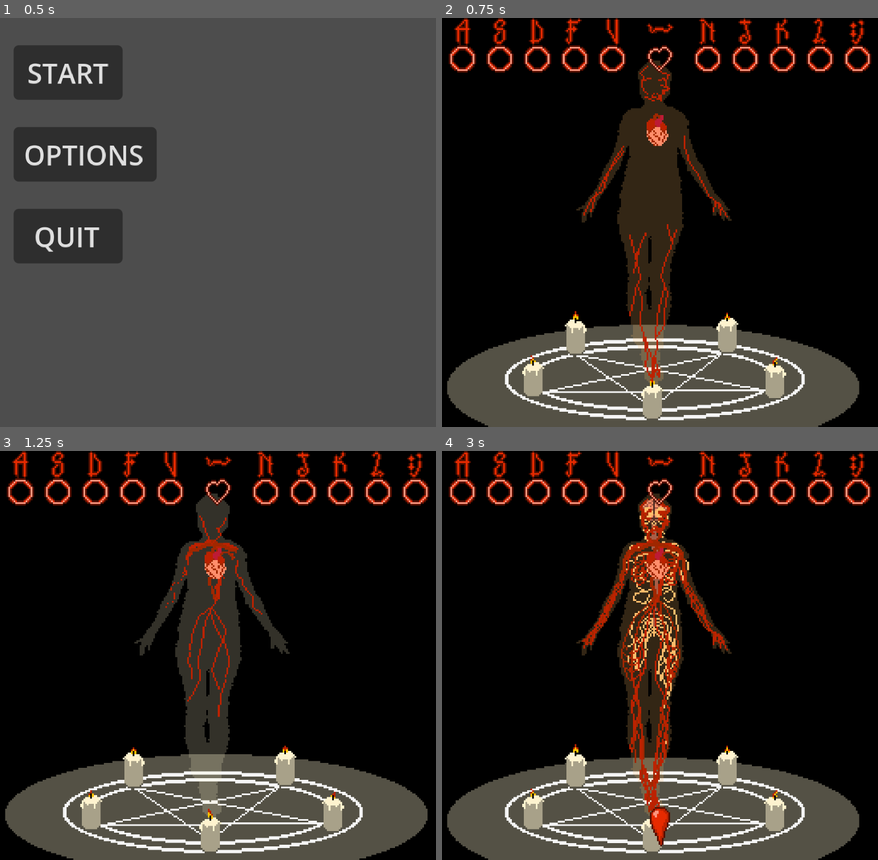
Above: before the commit, frames 1-4 (two rows, left to right).
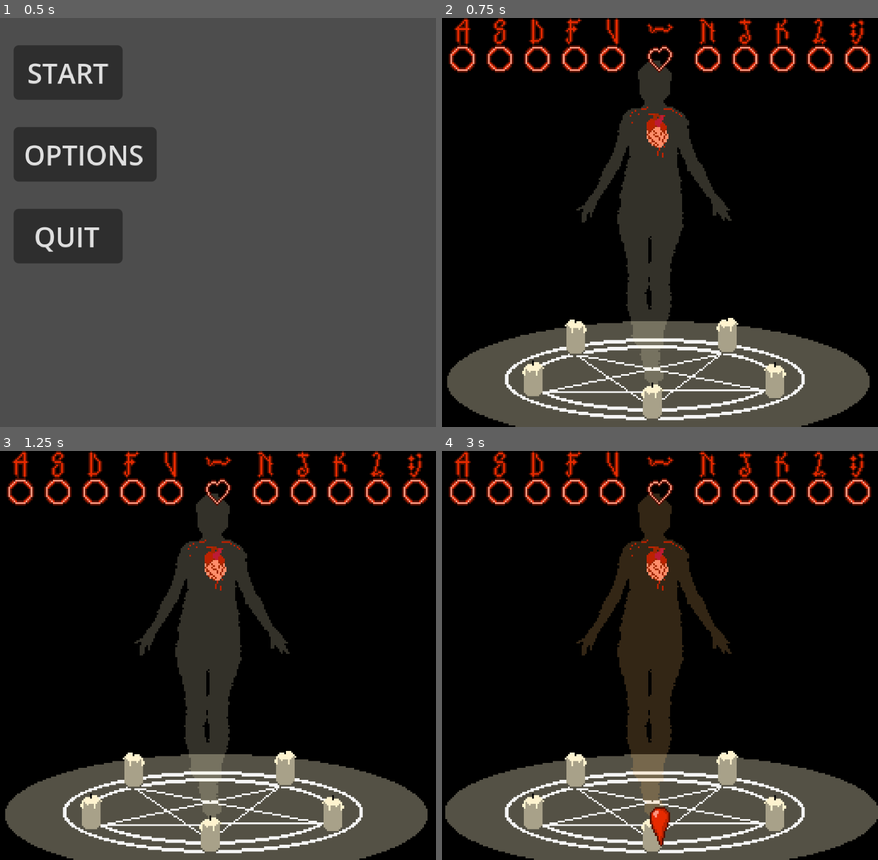
Above: after the commit, the same moments.

Repository: Ada-Rhodes/Bring-Her-Back
Game: Godot game, scene res://main_menu.tscn
The game is run twice, just before and just after one commit, with the same random seed, the same clock (stepped at 60 frames per second) and the same inputs.
Inputs:
- Up to frame 1 (0.5 s): no input
- Up to frame 2 (0.75 s): click "START" at 0.5 s
- Up to frame 3 (1.25 s): no input
- Up to frame 4 (3 s): tap A (Key A) at 1.35 s; tap , (Key Colon) at 2.1 s; tap D (Key D) at 2.85 s

Frame 1 is identical in both runs. In frame 2, 2.6% of the frame differs, in the area x 1-99%, y 11-100%; in frame 3, 1.0%; in frame 4, 6.7%, in the area x 0-100%, y 11-100%.

Commit message:
Added heart juice
x I added the heartbeat juice
- I still need to hook up the candles
- I think if I stepped Her Body forward 1 frame per heart beat then we would really be cooking with gas.
- I need better music

Diff:
--- a/Bring-Her-Back/Game.tscn
+++ b/Bring-Her-Back/Game.tscn
@@ -36,12 +36,269 @@
 [ext_resource type="Script" uid="uid://bxyix8xbndrc2" path="res://key_n.gd" id="21_5he1h"]
 [ext_resource type="AudioStream" uid="uid://das6xwt51jjm6" path="res://Assets/Sounds/Bass-E.wav" id="22_bisgb"]
 [ext_resource type="Texture2D" uid="uid://bmf5ebf230etb" path="res://Assets/Keys/Rune - N.png" id="22_xwkxq"]
+[ext_resource type="Texture2D" uid="uid://dlv6tggbsmcc6" path="res://Assets/Sprites/pulse.png" id="23_2t1a5"]
 [ext_resource type="Texture2D" uid="uid://djjbeix31cgkb" path="res://Assets/Sprites/her keyframes.png" id="34_suycs"]
 [ext_resource type="Script" uid="uid://b2s4vq7o4fnc5" path="res://her_body.gd" id="35_202ut"]
+[ext_resource type="Texture2D" uid="uid://bk7uoxbymogks" path="res://Assets/Sprites/candles-sheet.png" id="38_8576b"]
+[ext_resource type="Texture2D" uid="uid://mge2fy6ghxay" path="res://Assets/Sprites/keyframes heartless.png" id="38_hxy8k"]
 
 [sub_resource type="RectangleShape2D" id="RectangleShape2D_yg35m"]
 size = Vector2(16, 32)
 
+[sub_resource type="AtlasTexture" id="AtlasTexture_2tmay"]
+atlas = ExtResource("23_2t1a5")
+region = Rect2(0, 0, 256, 240)
+
+[sub_resource type="AtlasTexture" id="AtlasTexture_tmnvi"]
+atlas = ExtResource("23_2t1a5")
+region = Rect2(256, 0, 256, 240)
+
+[sub_resource type="AtlasTexture" id="AtlasTexture_wuuhv"]
+atlas = ExtResource("23_2t1a5")
+region = Rect2(0, 240, 256, 240)
+
+[sub_resource type="AtlasTexture" id="AtlasTexture_d5ma7"]
+atlas = ExtResource("23_2t1a5")
+region = Rect2(256, 240, 256, 240)
+
+[sub_resource type="SpriteFrames" id="SpriteFrames_yg35m"]
+animations = [{
+"frames": [{
+"duration": 1.0,
+"texture": SubResource("AtlasTexture_2tmay")
+}, {
+"duration": 1.0,
+"texture": SubResource("AtlasTexture_tmnvi")
+}, {
+"duration": 1.0,
+"texture": SubResource("AtlasTexture_wuuhv")
+}, {
+"duration": 1.0,
+"texture": SubResource("AtlasTexture_d5ma7")
+}],
+"loop": 0,
+"name": &"default",
+"speed": 12.0
+}]
+
+[sub_resource type="AtlasTexture" id="AtlasTexture_uw6yv"]
+atlas = ExtResource("38_8576b")
+region = Rect2(0, 1200, 256, 240)
+
+[sub_resource type="AtlasTexture" id="AtlasTexture_wxv2b"]
+atlas = ExtResource("38_8576b")
+region = Rect2(256, 1200, 256, 240)
+
+[sub_resource type="AtlasTexture" id="AtlasTexture_geul3"]
+atlas = ExtResource("38_8576b")
+region = Rect2(512, 1200, 256, 240)
+
+[sub_resource type="AtlasTexture" id="AtlasTexture_u1a36"]
+atlas = ExtResource("38_8576b")
+region = Rect2(768, 1200, 256, 240)
+
+[sub_resource type="AtlasTexture" id="AtlasTexture_gjl0s"]
+atlas = ExtResource("38_8576b")
+region = Rect2(0, 960, 256, 240)
+
+[sub_resource type="AtlasTexture" id="AtlasTexture_qbsn7"]
+atlas = ExtResource("38_8576b")
+region = Rect2(256, 960, 256, 240)
+
+[sub_resource type="AtlasTexture" id="AtlasTexture_t7dbp"]
+atlas = ExtResource("38_8576b")
+region = Rect2(512, 960, 256, 240)
+
+[sub_resource type="AtlasTexture" id="AtlasTexture_d2gs8"]
+atlas = ExtResource("38_8576b")
+region = Rect2(768, 960, 256, 240)
+
+[sub_resource type="AtlasTexture" id="AtlasTexture_gmpuj"]
+atlas = ExtResource("38_8576b")
+region = Rect2(0, 720, 256, 240)
+
+[sub_resource type="AtlasTexture" id="AtlasTexture_uc7qa"]
+atlas = ExtResource("38_8576b")
+region = Rect2(256, 720, 256, 240)
+
+[sub_resource type="AtlasTexture" id="AtlasTexture_m5cq6"]
+atlas = ExtResource("38_8576b")
+region = Rect2(512, 720, 256, 240)
+
+[sub_resource type="AtlasTexture" id="AtlasTexture_ttnmc"]
+atlas = ExtResource("38_8576b")
+region = Rect2(768, 720, 256, 240)
+
+[sub_resource type="AtlasTexture" id="AtlasTexture_p78j8"]
+atlas = ExtResource("38_8576b")
+region = Rect2(0, 480, 256, 240)
+
+[sub_resource type="AtlasTexture" id="AtlasTexture_nm1gb"]
+atlas = ExtResource("38_8576b")
+region = Rect2(256, 480, 256, 240)
+
+[sub_resource type="AtlasTexture" id="AtlasTexture_lbdbk"]
+atlas = ExtResource("38_8576b")
+region = Rect2(512, 480, 256, 240)
+
+[sub_resource type="AtlasTexture" id="AtlasTexture_ebxwk"]
+atlas = ExtResource("38_8576b")
+region = Rect2(768, 480, 256, 240)
+
+[sub_resource type="AtlasTexture" id="AtlasTexture_irqjq"]
+atlas = ExtResource("38_8576b")
+region = Rect2(0, 240, 256, 240)
+
+[sub_resource type="AtlasTexture" id="AtlasTexture_4s8hq"]
+atlas = ExtResource("38_8576b")
+region = Rect2(256, 240, 256, 240)
+
+[sub_resource type="AtlasTexture" id="AtlasTexture_nefke"]
+atlas = ExtResource("38_8576b")
+region = Rect2(512, 240, 256, 240)
+
+[sub_resource type="AtlasTexture" id="AtlasTexture_0t85t"]
+atlas = ExtResource("38_8576b")
+region = Rect2(768, 240, 256, 240)
+
+[sub_resource type="AtlasTexture" id="AtlasTexture_gifd5"]
+atlas = ExtResource("38_8576b")
+region = Rect2(0, 0, 256, 240)
+
+[sub_resource type="AtlasTexture" id="AtlasTexture_qedd7"]
+atlas = ExtResource("38_8576b")
+region = Rect2(256, 0, 256, 240)
+
+[sub_resource type="AtlasTexture" id="AtlasTexture_eand8"]
+atlas = ExtResource("38_8576b")
+region = Rect2(512, 0, 256, 240)
+
+[sub_resource type="AtlasTexture" id="AtlasTexture_rel8r"]
+atlas = ExtResource("38_8576b")
+region = Rect2(768, 0, 256, 240)
+
+[sub_resource type="SpriteFrames" id="SpriteFrames_xvmq0"]
+animations = [{
+"frames": [{
+"duration": 1.0,
+"texture": SubResource("AtlasTexture_uw6yv")
+}, {
+"duration": 1.0,
+"texture": SubResource("AtlasTexture_wxv2b")
+}, {
+"duration": 1.0,
+"texture": SubResource("AtlasTexture_geul3")
+}, {
+"duration": 1.0,
+"texture": SubResource("AtlasTexture_u1a36")
+}],
+"loop": 0,
+"name": &"0 candles",
+"speed": 12.0
+}, {
+"frames": [{
+"duration": 1.0,
+"texture": SubResource("AtlasTexture_gjl0s")
+}, {
+"duration": 1.0,
+"texture": SubResource("AtlasTexture_qbsn7")
+}, {
+"duration": 1.0,
+"texture": SubResource("AtlasTexture_t7dbp")
+}, {
+"duration": 1.0,
+"texture": SubResource("AtlasTexture_d2gs8")
+}],
+"loop": 1,
+"name": &"1 candles",
+"speed": 12.0
+}, {
+"frames": [{
+"duration": 1.0,
+"texture": SubResource("AtlasTexture_gmpuj")
+}, {
+"duration": 1.0,
+"texture": SubResource("AtlasTexture_uc7qa")
+}, {
+"duration": 1.0,
+"texture": SubResource("AtlasTexture_m5cq6")
+}, {
+"duration": 1.0,
+"texture": SubResource("AtlasTexture_ttnmc")
+}],
+"loop": 1,
+"name": &"2 candles",
+"speed": 12.0
+}, {
+"frames": [{
+"duration": 1.0,
+"texture": SubResource("AtlasTexture_p78j8")
+}, {
+"duration": 1.0,
+"texture": SubResource("AtlasTexture_nm1gb")
+}, {
+"duration": 1.0,
+"texture": SubResource("AtlasTexture_lbdbk")
+}, {
+"duration": 1.0,
+"texture": SubResource("AtlasTexture_ebxwk")
+}],
+"loop": 1,
+"name": &"3 candles",
+"speed": 12.0
+}, {
+"frames": [{
+"duration": 1.0,
+"texture": SubResource("AtlasTexture_irqjq")
+}, {
+"duration": 1.0,
+"texture": SubResource("AtlasTexture_4s8hq")
+}, {
+"duration": 1.0,
+"texture": SubResource("AtlasTexture_nefke")
+}, {
+"duration": 1.0,
+"texture": SubResource("AtlasTexture_0t85t")
+}],
+"loop": 1,
+"name": &"4 candles",
+"speed": 12.0
+}, {
+"frames": [{
+"duration": 1.0,
+"texture": SubResource("AtlasTexture_gifd5")
+}, {
+"duration": 1.0,
+"texture": SubResource("AtlasTexture_qedd7")
+}, {
+"duration": 1.0,
+"texture": SubResource("AtlasTexture_eand8")
+}, {
+"duration": 1.0,
+"texture": SubResource("AtlasTexture_rel8r")
+}],
+"loop": 1,
+"name": &"5 candles",
+"speed": 12.0
+}, {
+"frames": [{
+"duration": 1.0,
+"texture": SubResource("AtlasTexture_uw6yv")
+}, {
+"duration": 1.0,
+"texture": SubResource("AtlasTexture_wxv2b")
+}, {
+"duration": 1.0,
+"texture": SubResource("AtlasTexture_geul3")
+}, {
+"duration": 1.0,
+"texture": SubResource("AtlasTexture_u1a36")
+}],
+"loop": 0,
+"name": &"default",
+"speed": 12.0
+}]
+
 [sub_resource type="AtlasTexture" id="AtlasTexture_202ut"]
 atlas = ExtResource("34_suycs")
 region = Rect2(0, 0, 256, 240)
@@ -152,6 +409,118 @@
 
 [sub_resource type="AtlasTexture" id="AtlasTexture_3l0qi"]
 atlas = ExtResource("34_suycs")
+region = Rect2(512, 1200, 256, 240)
+
+[sub_resource type="AtlasTexture" id="AtlasTexture_eycq6"]
+atlas = ExtResource("38_hxy8k")
+region = Rect2(0, 0, 256, 240)
+
+[sub_resource type="AtlasTexture" id="AtlasTexture_m68t5"]
+atlas = ExtResource("38_hxy8k")
+region = Rect2(256, 0, 256, 240)
+
+[sub_resource type="AtlasTexture" id="AtlasTexture_f2b8v"]
+atlas = ExtResource("38_hxy8k")
+region = Rect2(512, 0, 256, 240)
+
+[sub_resource type="AtlasTexture" id="AtlasTexture_bnith"]
+atlas = ExtResource("38_hxy8k")
+region = Rect2(768, 0, 256, 240)
+
+[sub_resource type="AtlasTexture" id="AtlasTexture_qbkdk"]
+atlas = ExtResource("38_hxy8k")
+region = Rect2(1024, 0, 256, 240)
+
+[sub_resource type="AtlasTexture" id="AtlasTexture_0o760"]
+atlas = ExtResource("38_hxy8k")
+region = Rect2(0, 240, 256, 240)
+
+[sub_resource type="AtlasTexture" id="AtlasTexture_jofrc"]
+atlas = ExtResource("38_hxy8k")
+region = Rect2(256, 240, 256, 240)
+
+[sub_resource type="AtlasTexture" id="AtlasTexture_y0hep"]
+atlas = ExtResource("38_hxy8k")
+region = Rect2(512, 240, 256, 240)
+
+[sub_resource type="AtlasTexture" id="AtlasTexture_nf2s5"]
+atlas = ExtResource("38_hxy8k")
+region = Rect2(768, 240, 256, 240)
+
+[sub_resource type="AtlasTexture" id="AtlasTexture_1nt2q"]
+atlas = ExtResource("38_hxy8k")
+region = Rect2(1024, 240, 256, 240)
+
+[sub_resource type="AtlasTexture" id="AtlasTexture_nsg7d"]
+atlas = ExtResource("38_hxy8k")
+region = Rect2(0, 480, 256, 240)
+
+[sub_resource type="AtlasTexture" id="AtlasTexture_ib0bs"]
+atlas = ExtResource("38_hxy8k")
+region = Rect2(256, 480, 256, 240)
+
+[sub_resource type="AtlasTexture" id="AtlasTexture_lk38o"]
+atlas = ExtResource("38_hxy8k")
+region = Rect2(512, 480, 256, 240)
+
+[sub_resource type="AtlasTexture" id="AtlasTexture_h42ht"]
+atlas = ExtResource("38_hxy8k")
+region = Rect2(768, 480, 256, 240)
+
+[sub_resource type="AtlasTexture" id="AtlasTexture_qldve"]
+atlas = ExtResource("38_hxy8k")
+region = Rect2(1024, 480, 256, 240)
+
+[sub_resource type="AtlasTexture" id="AtlasTexture_mw122"]
+atlas = ExtResource("38_hxy8k")
+region = Rect2(0, 720, 256, 240)
+
+[sub_resource type="AtlasTexture" id="AtlasTexture_0gry0"]
+atlas = ExtResource("38_hxy8k")
+region = Rect2(256, 720, 256, 240)
+
+[sub_resource type="AtlasTexture" id="AtlasTexture_4hhyl"]
+atlas = ExtResource("38_hxy8k")
+region = Rect2(512, 720, 256, 240)
+
+[sub_resource type="AtlasTexture" id="AtlasTexture_hka0g"]
+atlas = ExtResource("38_hxy8k")
+region = Rect2(768, 720, 256, 240)
+
+[sub_resource type="AtlasTexture" id="AtlasTexture_841o8"]
+atlas = ExtResource("38_hxy8k")
+region = Rect2(1024, 720, 256, 240)
+
+[sub_resource type="AtlasTexture" id="AtlasTexture_t3jqj"]
+atlas = ExtResource("38_hxy8k")
+region = Rect2(0, 960, 256, 240)
+
+[sub_resource type="AtlasTexture" id="AtlasTexture_hp031"]
+atlas = ExtResource("38_hxy8k")
+region = Rect2(256, 960, 256, 240)
+
+[sub_resource type="AtlasTexture" id="AtlasTexture_eoy2q"]
+atlas = ExtResource("38_hxy8k")
+region = Rect2(512, 960, 256, 240)
+
+[sub_resource type="AtlasTexture" id="AtlasTexture_o12lu"]
+atlas = ExtResource("38_hxy8k")
+region = Rect2(768, 960, 256, 240)
+
+[sub_resource type="AtlasTexture" id="AtlasTexture_ghrr3"]
+atlas = ExtResource("38_hxy8k")
+region = Rect2(1024, 960, 256, 240)
+
+[sub_resource type="AtlasTexture" id="AtlasTexture_qb8r5"]
+atlas = ExtResource("38_hxy8k")
+region = Rect2(0, 1200, 256, 240)
+
+[sub_resource type="AtlasTexture" id="AtlasTexture_m1amn"]
+atlas = ExtResource("38_hxy8k")
+region = Rect2(256, 1200, 256, 240)
+
+[sub_resource type="AtlasTexture" id="AtlasTexture_cb5cn"]
+atlas = ExtResource("38_hxy8k")
 region = Rect2(512, 1200, 256, 240)
 
 [sub_resource type="SpriteFrames" id="SpriteFrames_oinav"]
@@ -242,8 +611,97 @@
 "texture": SubResource("AtlasTexture_3l0qi")
 }],
 "loop": 1,
+"name": &"All layers",
+"speed": 5.0
+}, {
+"frames": [{
+"duration": 1.0,
+"texture": SubResource("AtlasTexture_eycq6")
+}, {
+"duration": 1.0,
+"texture": SubResource("AtlasTexture_m68t5")
+}, {
+"duration": 1.0,
+"texture": SubResource("AtlasTexture_f2b8v")
+}, {
+"duration": 1.0,
+"texture": SubResource("AtlasTexture_bnith")
+}, {
+"duration": 1.0,
+"texture": SubResource("AtlasTexture_qbkdk")
+}, {
+"duration": 1.0,
+"texture": SubResource("AtlasTexture_0o760")
+}, {
+"duration": 1.0,
+"texture": SubResource("AtlasTexture_jofrc")
+}, {
+"duration": 1.0,
+"texture": SubResource("AtlasTexture_y0hep")
+}, {
+"duration": 1.0,
+"texture": SubResource("AtlasTexture_nf2s5")
+}, {
+"duration": 1.0,
+"texture": SubResource("AtlasTexture_1nt2q")
+}, {
+"duration": 1.0,
+"texture": SubResource("AtlasTexture_nsg7d")
+}, {
+"duration": 1.0,
+"texture": SubResource("AtlasTexture_ib0bs")
+}, {
+"duration": 1.0,
+"texture": SubResource("AtlasTexture_lk38o")
+}, {
+"duration": 1.0,
+"texture": SubResource("AtlasTexture_h42ht")
+}, {
+"duration": 1.0,
+"texture": SubResource("AtlasTexture_qldve")
+}, {
+"duration": 1.0,
+"texture": SubResource("AtlasTexture_mw122")
+}, {
+"duration": 1.0,
+"texture": SubResource("AtlasTexture_0gry0")
+}, {
+"duration": 1.0,
+"texture": SubResource("AtlasTexture_4hhyl")
+}, {
+"duration": 1.0,
+"texture": SubResource("AtlasTexture_hka0g")
+}, {
+"duration": 1.0,
+"texture": SubResource("AtlasTexture_841o8")
+}, {
+"duration": 1.0,
+"texture": SubResource("AtlasTexture_t3jqj")
+}, {
+"duration": 1.0,
+"texture": SubResource("AtlasTexture_hp031")
+}, {
+"duration": 1.0,
+"texture": SubResource("AtlasTexture_eoy2q")
+}, {
+"duration": 1.0,
+"texture": SubResource("AtlasTexture_o12lu")
+}, {
+"duration": 1.0,
+"texture": SubResource("AtlasTexture_ghrr3")
+}, {
+"duration": 1.0,
+"texture": SubResource("AtlasTexture_qb8r5")
+}, {
+"duration": 1.0,
+"texture": SubResource("AtlasTexture_m1amn")
+}, {
+"duration": 1.0,
+"texture": SubResource("AtlasTexture_cb5cn")
+}],
+"loop": 1,
 "name": &"default",
-"speed": 5.0
+"speed": 1.0
 }]
 
 [node name="Game" type="Node2D" unique_id=983887579]
@@ -374,6 +832,10 @@
 [node name="Target Drop" type="Sprite2D" parent="Buttons/Space - Target Ring" unique_id=1077802321]
 texture = ExtResource("16_8ktx7")
 
+[node name="Animate Heart" type="AnimatedSprite2D" parent="Buttons/Space - Target Ring" unique_id=1673412166]
+position = Vector2(0, 96)
+sprite_frames = SubResource("SpriteFrames_yg35m")
+
 [node name="N - Target Ring" type="Sprite2D" parent="Buttons" unique_id=1190523619]
 position = Vector2(156, 0)
 texture = ExtResource("3_3mrqo")
@@ -479,11 +941,14 @@
 [node name="Target Drop" type="Sprite2D" parent="Buttons/Col - Target Ring" unique_id=1630445173]
 texture = ExtResource("7_2vekm")
 
-[node name="AnimatedSprite2D" type="AnimatedSprite2D" parent="." unique_id=1519633153]
+[node name="Candles" type="AnimatedSprite2D" parent="." unique_id=156712707]
+position = Vector2(128, 120)
+sprite_frames = SubResource("SpriteFrames_xvmq0")
+
+[node name="Her Body" type="AnimatedSprite2D" parent="." unique_id=1519633153]
 z_index = -1
 position = Vector2(128, 120)
 sprite_frames = SubResource("SpriteFrames_oinav")
-frame_progress = 0.92959666
 script = ExtResource("35_202ut")
 
 [connection signal="missed_beat" from="Buttons/A - Target Ring" to="." method="_on_a__target_ring_missed_beat"]
--- a/Bring-Her-Back/key_space.gd
+++ b/Bring-Her-Back/key_space.gd
@@ -20,6 +20,7 @@
 	var aPressed = Input.is_action_just_pressed("Key Space")
 	if aPressed == true:
 		$AudioStreamPlayer.play()
+		$"Animate Heart".play("default")
 		#spawn_blood() #moved to the game loop
 		if $Area2D.area_entered:
 			print("A")
Not shown, changed: Bring-Her-Back/export_presets.cfg
Not shown, added: beta 0_2.zip
Not shown, added: beta 0_2/index.apple-touch-icon.png
Not shown, added: beta 0_2/index.audio.position.worklet.js
Not shown, added: beta 0_2/index.audio.worklet.js
Not shown, added: beta 0_2/index.html
Not shown, added: beta 0_2/index.icon.png
Not shown, added: beta 0_2/index.js
Not shown, added: beta 0_2/index.pck
Not shown, added: beta 0_2/index.png
Not shown, added: beta 0_2/index.wasm
